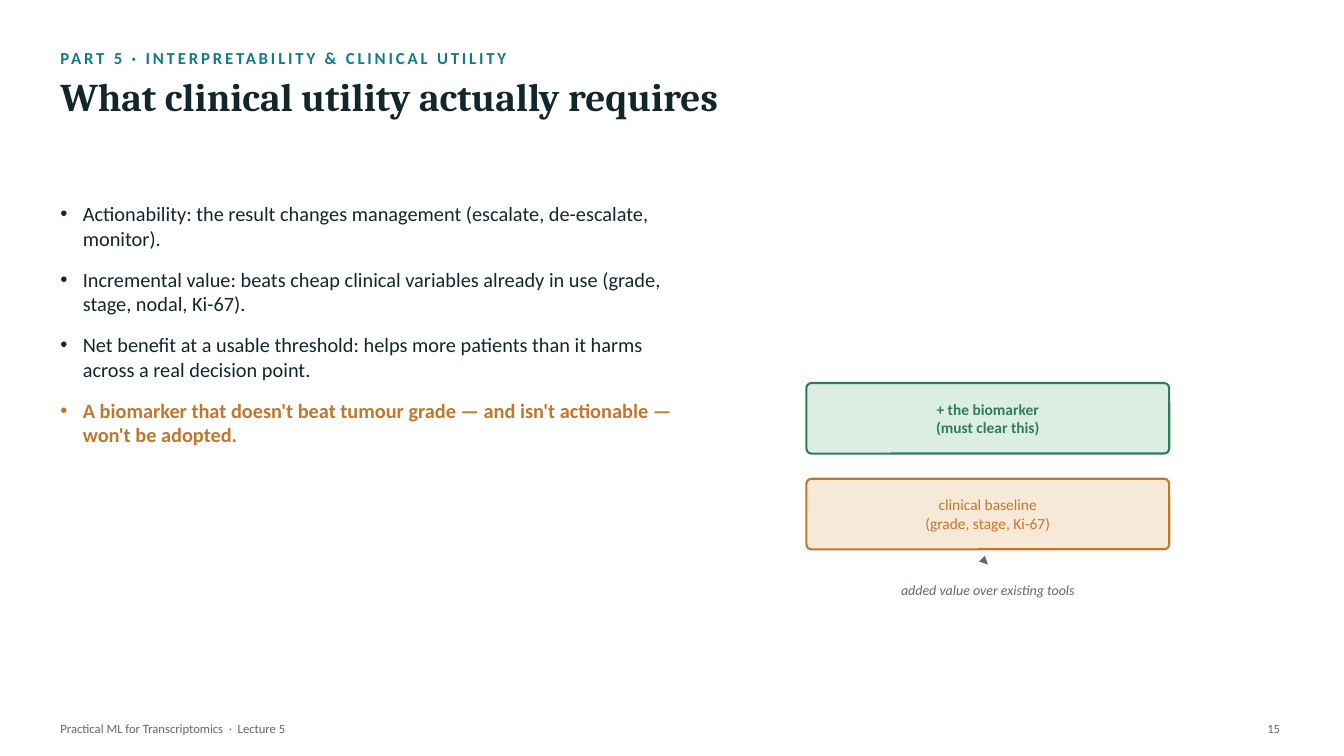
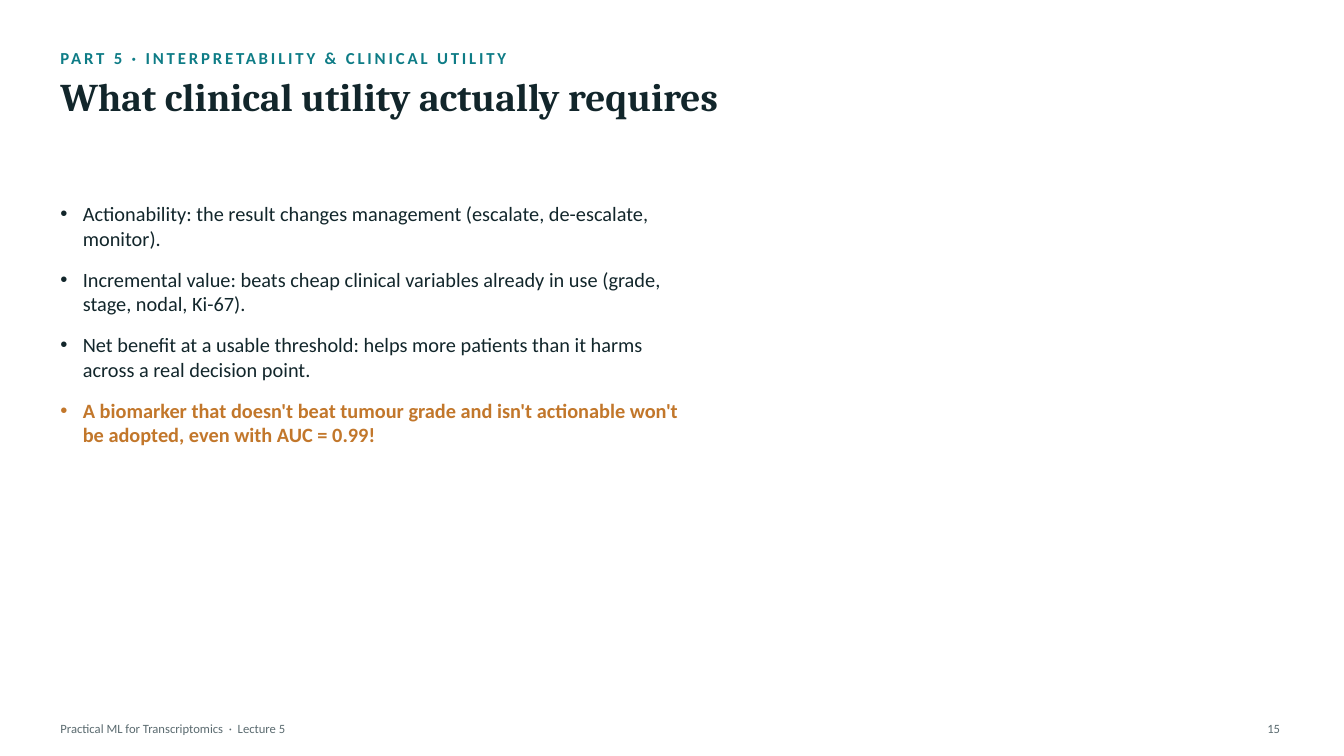
Before and after one commit to zhanyinx/ml26, a slide deck: slide 15 of lessons/lesson05_research_grade_ml/theory/slides/Lecture5 - Research-Grade Machine Learning.pptx. Drawn at 1344x756 pixels with LibreOffice and Linux fonts; fonts in the diff are those of the drawing. Boxes give left, top, right and bottom in pixels: in the first picture for what was removed or moved away, otherwise in the second. Text is boxed around its words. In the diff, an @@ line names an element or a change of style, - is before the commit and + after.

```diff
--- a/lessons/lesson05_research_grade_ml/theory/slides/Lecture5 - Research-Grade Machine Learning.pptx
+++ b/lessons/lesson05_research_grade_ml/theory/slides/Lecture5 - Research-Grade Machine Learning.pptx
@@ rounded rectangle removed at box(807, 383, 1170, 454) @@
@@ text at box(83, 403, 678, 445): text changed @@
-• A biomarker that doesn't beat tumour grade — and isn't actionable — won't be adopted.
+• A biomarker that doesn't beat tumour grade and isn't actionable won't be adopted, even with AUC = 0.99!
@@ text removed at box(936, 404, 1039, 435) @@
-+ the biomarker
-(must clear this)
@@ rounded rectangle removed at box(807, 479, 1170, 549) @@
@@ text removed at box(925, 499, 1050, 532) @@
-clinical baseline
-(grade, stage, Ki-67)
@@ text removed at box(901, 585, 1074, 598) @@
-added value over existing tools
```
Also in this commit, not shown: 15 other slides changed, 3 slides removed.
